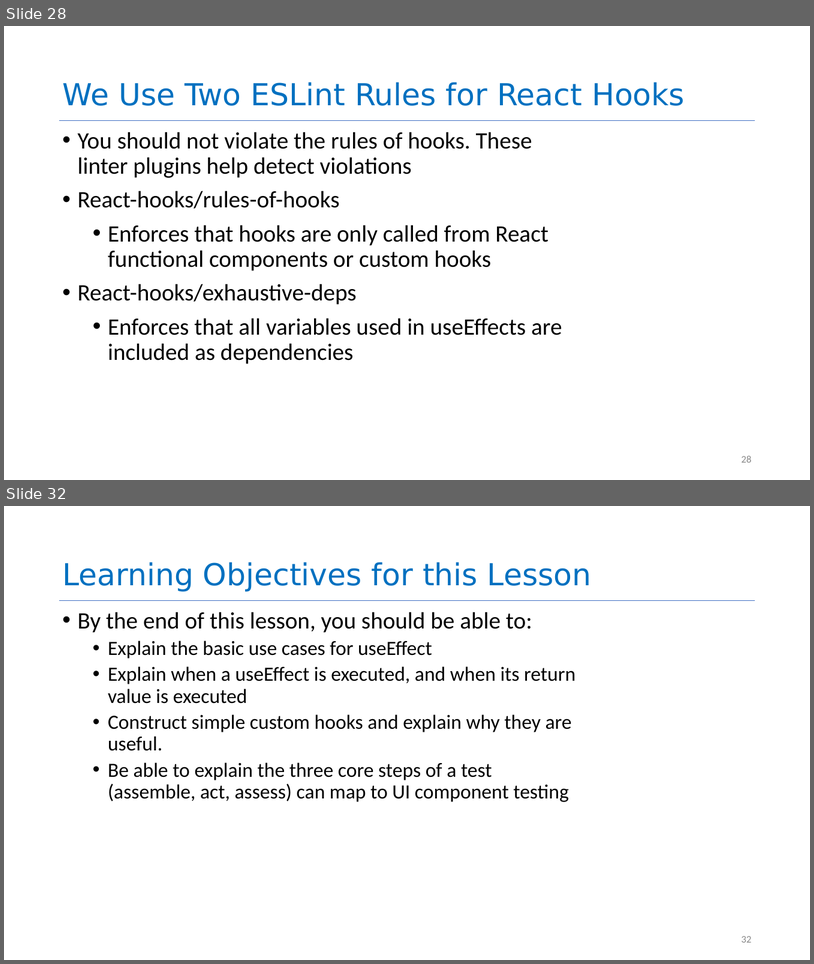
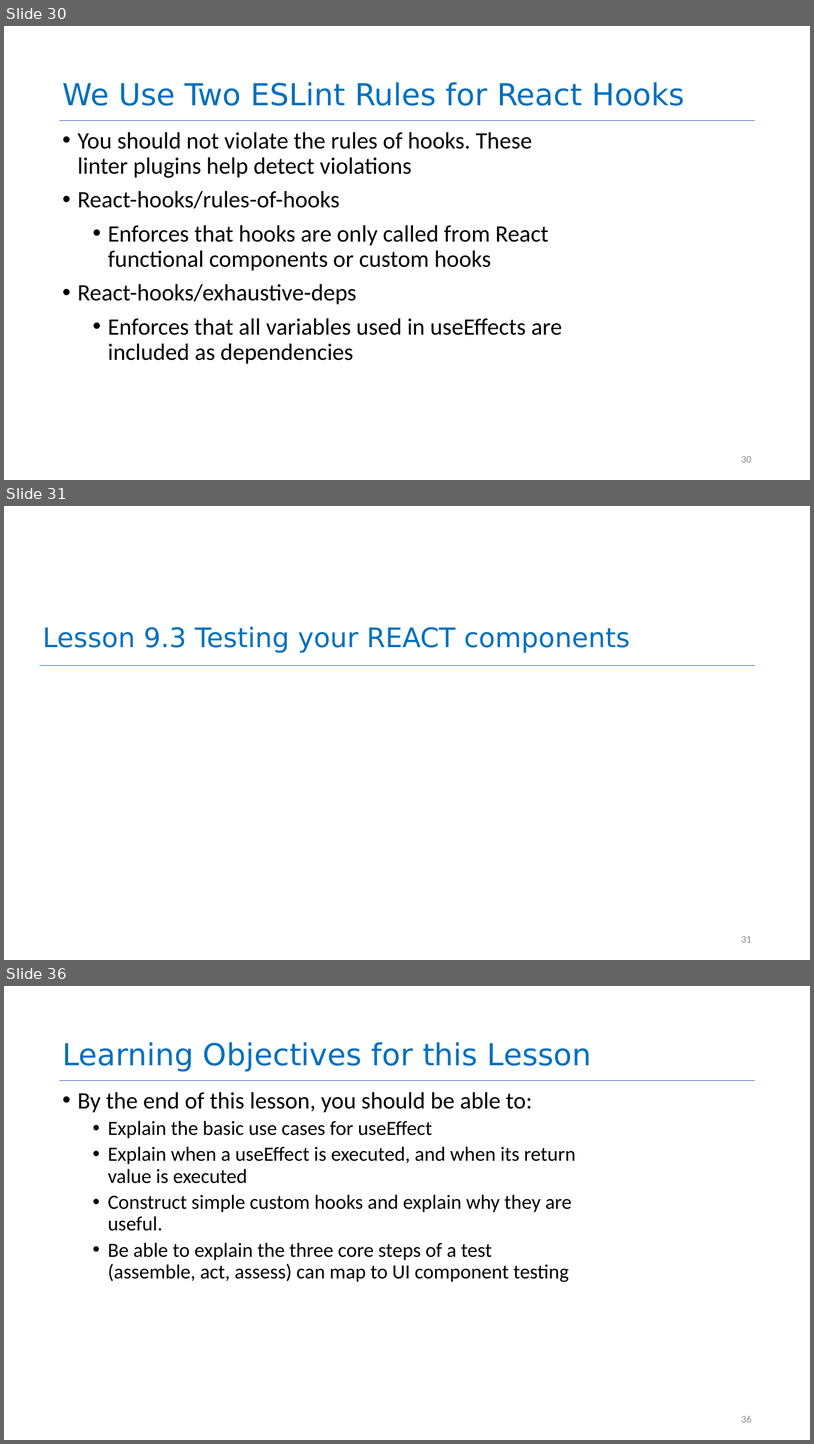
Before and after one commit to neu-se/CS4530-Spring-2025, a slide deck: Slides/Module 09 React Hooks.pptx. Shown one above the other, each under a label of ours: slides 28 and 32 before the commit, slides 30, 31 and 36 after it; the slides between them are not shown. The pictures are 814x964 and 814x1444 pixels, drawn with LibreOffice and Linux fonts; fonts in the diff are those of the drawing. Boxes give left, top, right and bottom in pixels: in the first picture for what was removed or moved away, otherwise in the second. Text is boxed around its words. In the diff, an @@ line names an element or a change of style, - is before the commit and + after.

```diff
--- a/Slides/Module 09 React Hooks.pptx
+++ b/Slides/Module 09 React Hooks.pptx
@@ slide 31 added at (x1=4, y1=506, x2=810, y2=960), background #FFFFFF @@
@@ title added at (x1=42, y1=627, x2=630, y2=653), 32 pt, text #0070C0 @@
+Lesson 9.3 Testing your REACT components
@@ line added from (39, 666) to (755, 666), #4472C4 0.5 pt @@
@@ page number added at (x1=741, y1=936, x2=752, y2=942), 12 pt, text #888888 @@
+31
@@ what was slide 28 is now slide 30 @@
@@ page number at (x1=741, y1=456, x2=752, y2=462): text changed @@
-28
+30
@@ what was slide 32 is now slide 36 @@
@@ page number at (x1=741, y1=1415, x2=752, y2=1422): text changed @@
-32
+36
```
Also in this commit, not shown: 8 slides changed, 4 other slides added, 1 slide removed, 4 other files.
